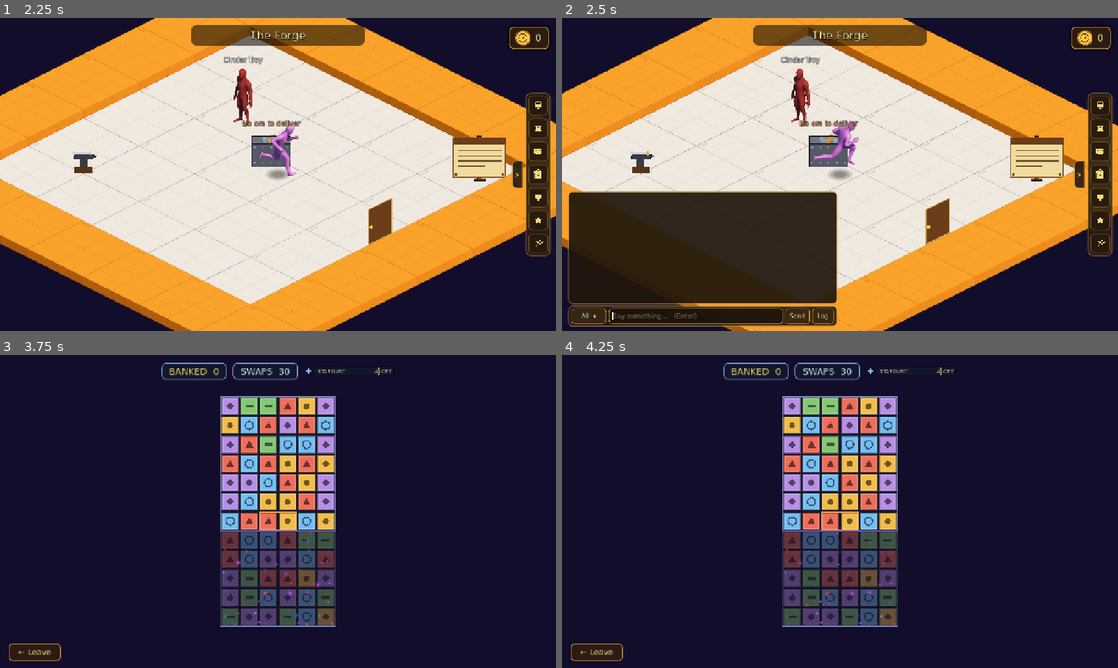
Above: before the commit, frames 1-4 (two rows, left to right).
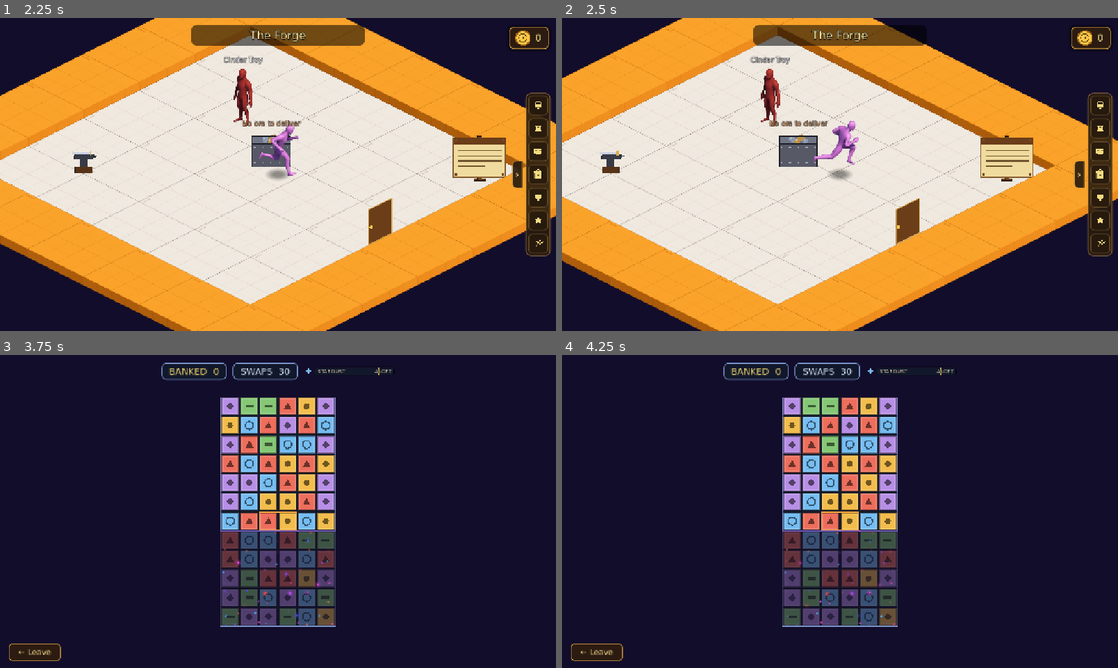
Above: after the commit, the same moments.

Repository: TairoyZone/shivaliva-shanty
Game: Godot game, scene res://tools/shot_scenes.tscn
Same seed, same stepped clock (60 frames per second), same inputs: the game is played once before the commit and once after it. This scene is started directly instead of the project's main scene.
Inputs (mouse positions are in pixels of both pictures, inside the frame that each line leads up to):
- Up to frame 1 (2.25 s): click "0" at 0.5 s; click (539, 127) at 1.27 s; tap Enter (ui_accept) at 2 s; move the mouse to (400, 158) at 2.02 s; hold D (move_right) from 2.03 s (still down); hold E (interact) from 2.03 s (still down); click (400, 158) at 2.17 s
- Up to frame 2 (2.5 s): keep holding D (move_right); keep holding E (interact); tap Enter (ui_accept) at 2.27 s
- Up to frame 3 (3.75 s): tap Enter (ui_accept) at 2.57 s; release D (move_right) at 2.75 s; release E (interact) at 2.75 s; drag from (166, 527) to (255, 458) at 2.77 s; click (539, 489) at 3.52 s
- Up to frame 4 (4.25 s): no input

Frame 1 is identical in both runs. In frame 2, 39% of the frame differs, in the area x 0-100%, y 0-100%; in frame 3, less than 0.1%; in frame 4, less than 0.1%.

Commit message:
perf(mobile): kill the gem-drop/mining jerkiness + a project-wide per-frame file read
A profiling sweep found the real causes of the mobile lag:

- TouchEnv.is_touch() re-loaded settings.cfg on EVERY call, and ChatBox
  ._process calls it every frame inside every puzzle (on web, user:// is
  IndexedDB — a per-frame disk read). Now memoised (invalidated by
  set_flag). Biggest single win — it was hit in Gem Drop, Mining, all of them.
- Mining/Loft/Lumberjacking used clip_children = CLIP_CHILDREN_AND_DRAW to
  hide off-board spawn rows — a GL-Compatibility/WebGL stencil mask that
  re-composites the whole child subtree (~96 tiles in Mining) whenever any
  tile moves (held cursor, cascade). Replaced with a static SpawnCover strip
  (a ColorRect the colour of the backdrop, above the grid) — same hiding,
  ~free. (The Mining jerkiness Troy reported.)
- Gem Drop's AI runs INLINE on web (no threads) and allowed depth up to 5 →
  a per-turn frame hitch. Capped web depth (WEB_MAX_DEPTH); desktop keeps
  full depth on its thread.
- ChatBox._has_addressable_npc() ran get_nodes_in_group every frame — now
  cached per scene (the cast is static) + the cheap cached is_touch() short-
  circuits first on touch.
- Overworld: drop the 2nd full-screen DriftFog shader on touch/web (two
  full-viewport procedural passes tax a phone GPU). Desktop keeps it.
- Gem Drop: skip the mouse-hover update on touch (you tap to drop).

Verified: all regression tests pass (skirmish freeze, joystick, pinch-zoom)
+ screenshots of Mining/Loft/Lumberjacking (covers blend, no overflow) and
the fog-less overworld. Found via a profiling agent.

Co-Authored-By: Claude Opus 4.8 (1M context) <noreply@anthropic.com>

Diff:
--- a/autoloads/chat_box.gd
+++ b/autoloads/chat_box.gd
@@ -37,6 +37,8 @@
 var _private_fallback : Array = []      # the NPC's canned lines — used if a request fails
 var _npc_signals_connected : bool = false
 var _last_scene : Node = null           # to end a private chat when the scene changes (the NPC node is freed)
+var _has_npc_cached : bool = false       # is there an addressable NPC in THIS scene — computed once per scene (the
+                                         # cast is static), not via a get_nodes_in_group query every frame (perf)
 
 
 func _ready() -> void:
@@ -687,21 +689,12 @@
 	# Shows in the walkable overworld (mirrors the HUD) AND in any scene that opts in via the "chat_scene"
 	# group (e.g. the poker table — a PuzzleScene where the HUD is hidden but we still want table banter).
 	var sc : Node = get_tree().current_scene if get_tree() != null else null
-	# UNIVERSAL now: chat is available in EVERY gameplay scene — the overworld AND every puzzle/voyage — hidden
-	# by default; only the title has no chat (Troy 2026-06-10, the Minecraft/Stardew/Valorant model).
-	# On TOUCH the Chat button rides EVERY non-title scene (so it's always one tap away — and ready for co-op
-	# chat later, even where no NPC stands), Troy 2026-06-12. On desktop it stays NPC-gated (no dead bar).
-	var should : bool = chat_visible and sc != null and not _is_title(sc) and (_in_private or _has_addressable_npc() or TouchEnv.is_touch())
-	if should != visible:
-		visible = should
-		if not visible:
-			_close_bar()   # left for the title — tuck everything away
-	if _in_private and not visible:
-		_exit_private()
-	# End a private chat on ANY scene change — the NPC node (e.g. a poker seat) is freed by the swap, so
-	# the conversation can't continue (covers poker → overworld, where the bar stays available across the cut).
+	# Handle a scene change FIRST so the per-scene state (the addressable-NPC cache + the chat-button placement) is
+	# fresh before we decide visibility. End a private chat on ANY scene change — the NPC node (e.g. a poker seat)
+	# is freed by the swap, so the conversation can't continue (covers poker → overworld).
 	if sc != _last_scene:
 		_last_scene = sc
+		_has_npc_cached = _has_addressable_npc()   # the cast is STATIC per scene — query once here, not every frame
 		if _in_private:
 			_exit_private()
 		# Chat by scene: a touch action puzzle whose HUD we centred at the top -> TOP-right corner; an action
@@ -709,6 +702,18 @@
 		var action_puzzle : bool = sc is PuzzleScene and sc.has_method("_has_touch_bar") and bool(sc.call("_has_touch_bar"))
 		var hud_swapped : bool = sc is PuzzleScene and sc.has_method("touch_hud_swapped") and bool(sc.call("touch_hud_swapped"))
 		_place_chat_button(action_puzzle, hud_swapped)
+	# UNIVERSAL now: chat is available in EVERY gameplay scene — the overworld AND every puzzle/voyage — hidden
+	# by default; only the title has no chat (Troy 2026-06-10, the Minecraft/Stardew/Valorant model).
+	# On TOUCH the Chat button rides EVERY non-title scene (so it's always one tap away — and ready for co-op
+	# chat later, even where no NPC stands), Troy 2026-06-12. On desktop it stays NPC-gated (no dead bar).
+	# Order the cheap, cached TouchEnv.is_touch() BEFORE the cached NPC check (both O(1) now).
+	var should : bool = chat_visible and sc != null and not _is_title(sc) and (_in_private or TouchEnv.is_touch() or _has_npc_cached)
+	if should != visible:
+		visible = should
+		if not visible:
+			_close_bar()   # left for the title — tuck everything away
+	if _in_private and not visible:
+		_exit_private()
 	# The fading idle LOG is the EventFeed (shows everywhere, lingers ~8s then fades — the Minecraft/Stardew
 	# corner). Hide it only while the bar's OPEN (the scrollable history shows the same lines then).
 	var feed_visible : bool = not _bar_open
--- /dev/null
+++ b/components/spawn_cover.gd
@@ -0,0 +1,22 @@
+## SpawnCover — a static opaque strip placed ABOVE a falling-piece board (Mining / Loft / Lumberjacking) that
+## hides the pieces which spawn off-screen above the grid and slide in. It REPLACES
+## `clip_children = CLIP_CHILDREN_AND_DRAW`, whose per-composite stencil mask over a board's many child tiles is a
+## heavy GL-Compatibility / WebGL cost — it re-runs whenever ANY child moves (a held cursor, a cascade), which is
+## what made Mining jerky on a phone (Troy 2026-06-13, the mobile perf pass). Paint it the colour of whatever
+## shows BEHIND the board (the scene background / project clear colour) so it blends in. Only the TOP needs
+## covering on these boards: pieces enter from above and nothing overflows the other edges (extraction pops UP +
+## fades within the board). Static helper, no instances. See [[touch-input-foundation]].
+class_name SpawnCover
+extends Object
+
+
+## Add a cover the size of the board, sitting just ABOVE it (local y -board_size.y .. 0), painted [param backdrop].
+static func add_above(board: Node2D, board_size: Vector2, backdrop: Color) -> void:
+
+	var cover : ColorRect = ColorRect.new()
+	cover.color = backdrop
+	cover.position = Vector2(0.0, -board_size.y)
+	cover.size = board_size
+	cover.z_index = 50   # above the tiles (z 0); a HUD CanvasLayer still draws on top of this world-space cover
+	cover.mouse_filter = Control.MOUSE_FILTER_IGNORE
+	board.add_child(cover)
--- a/components/touch_controls/touch_env.gd
+++ b/components/touch_controls/touch_env.gd
@@ -6,11 +6,24 @@
 
 const _SETTINGS : String = "user://settings.cfg"
 
+## Memoised [method is_touch] result (-1 = not computed yet, 0 = false, 1 = true). is_touch() is read EVERY FRAME
+## by ChatBox + on every input event by PinchZoom, and it used to re-load settings.cfg each call — a per-frame
+## file read (extra-costly on web, where user:// is IndexedDB). The answer only changes when a dev flips a flag,
+## so we compute once and cache; [method set_flag] invalidates it (Troy 2026-06-13, the mobile perf pass).
+static var _cached_touch : int = -1
+
 
 ## True when touch controls should be shown: a real touchscreen, OR the web build (phones run it), UNLESS a
 ## settings override flips it. A desktop dev sets [code]force_touch[/code] to test without a phone, or
-## [code]force_desktop[/code] to suppress it.
+## [code]force_desktop[/code] to suppress it. CACHED after the first call (see [member _cached_touch]).
 static func is_touch() -> bool:
+
+	if _cached_touch < 0:
+		_cached_touch = 1 if _compute_is_touch() else 0
+	return _cached_touch == 1
+
+
+static func _compute_is_touch() -> bool:
 
 	var cfg : ConfigFile = ConfigFile.new()
 	if cfg.load(_SETTINGS) == OK:
@@ -38,3 +51,4 @@
 	cfg.load(_SETTINGS)
 	cfg.set_value("dev", key, value)
 	cfg.save(_SETTINGS)
+	_cached_touch = -1   # a force_touch/force_desktop change must re-resolve is_touch() on the next call
--- a/levels/base_location.gd
+++ b/levels/base_location.gd
@@ -129,7 +129,10 @@
 	if not _wants_sky():
 		return
 	add_child(SkyBackdrop.new())
-	add_child(DriftFog.make(SKY_FOG_TINT))
+	# DriftFog is a SECOND full-screen animated fragment shader on top of the sky — drop it on touch/web, where
+	# two full-viewport procedural passes tax a phone GPU (Troy 2026-06-13, the mobile perf pass). Desktop keeps it.
+	if not TouchEnv.is_touch():
+		add_child(DriftFog.make(SKY_FOG_TINT))
 
 
 func _wants_sky() -> bool:
--- a/puzzles/gem_drop/board.gd
+++ b/puzzles/gem_drop/board.gd
@@ -35,6 +35,10 @@
 const MERGE_FLASH_DURATION : float = 0.35
 const MERGE_FLASH_COLOR : Color = Color(1.7, 1.7, 1.1, 1.0)
 const MINIMAX_DEPTH : int = 3            # plies AI looks ahead (mine / opp / mine)
+## On WEB the search runs INLINE on the main thread (no thread support), so a deep search (up to depth 5) HITCHES
+## the frame on the AI's turn. Cap the web depth so the inline search stays within a frame budget — a touch weaker
+## but smooth (Troy 2026-06-13, the mobile jerkiness). Desktop keeps the full personality depth on its thread.
+const WEB_MAX_DEPTH : int = 3
 
 # Switch geometry + animation now live on the [Switch] class itself.
 # Board reads [const Switch.PAD_TOP_OFFSET_FROM_ROW_Y] when landing a
@@ -816,6 +820,8 @@
 
 	if Engine.is_editor_hint():
 		return
+	if TouchEnv.is_touch():
+		return   # no mouse hover on touch — you TAP to drop (and is_touch() is cached now, so this is ~free)
 	var new_hover : int = -1
 	if not game_over and not _round_advancing and current_player == HUMAN_PLAYER:
 		var local_pos : Vector2 = get_local_mouse_position()
@@ -908,8 +914,10 @@
 	_ai_search_watchdog = 0.0
 	if OS.has_feature("web"):
 		# The web build ships WITHOUT thread support (a mobile browser may have no real threads), so run the
-		# search INLINE and report on a later idle frame via call_deferred — same contract as the thread path,
-		# just a brief one-turn hitch instead of a hard freeze. Desktop keeps the real background Thread below.
+		# search INLINE and report on a later idle frame via call_deferred — same contract as the thread path.
+		# CAP the depth here so that inline search stays within a frame budget (a deep search would visibly
+		# hitch the AI's turn on a phone). Desktop keeps the full personality depth on its background Thread.
+		_sim_depth = mini(_sim_depth, WEB_MAX_DEPTH)
 		call_deferred("_threaded_search_and_report")
 		return
 	_ai_thread = Thread.new()
--- a/puzzles/loft/board/board.gd
+++ b/puzzles/loft/board/board.gd
@@ -158,7 +158,9 @@
 
 func _ready() -> void:
 
-	clip_children = CanvasItem.CLIP_CHILDREN_AND_DRAW
+	# Hide the off-board spawn rows with a static cover instead of clip_children (a heavy WebGL stencil; see
+	# [SpawnCover]). Loft has no bg ColorRect, so it sits on the project clear colour — match it so the cover blends.
+	SpawnCover.add_above(self, Vector2(COLS * CELL, ROWS * CELL), Color(0.07, 0.05, 0.17, 1.0))
 	_rng.randomize()
 	_init_grid()
 	@warning_ignore("integer_division")
--- a/puzzles/lumberjacking/board/board.gd
+++ b/puzzles/lumberjacking/board/board.gd
@@ -260,10 +260,10 @@
 
 	if Engine.is_editor_hint():
 		return
-	# Clip child pieces to the board's drawn area (the bin) so the spawn-
-	# buffer pieces ABOVE the top edge are hidden — they emerge INTO view
-	# as they fall in, instead of floating above the board frame.
-	clip_children = CanvasItem.CLIP_CHILDREN_AND_DRAW
+	# Hide the spawn-buffer pieces ABOVE the top edge so they emerge INTO view as they fall in. A static cover
+	# (the scene bg colour) does this WITHOUT clip_children — its per-composite stencil is a heavy WebGL cost
+	# (Troy 2026-06-13, the mobile perf pass; see [SpawnCover]).
+	SpawnCover.add_above(self, Vector2(COLS * LogPiece.CELL_SIZE, ROWS * LogPiece.CELL_SIZE), Color(0.2, 0.14, 0.08, 1.0))
 	_init_grid()
 	# Seed the preview queue before the first spawn so the player always
 	# sees the upcoming pair (the first spawn consumes this and rolls the
@@ -1120,9 +1120,8 @@
 	var bin_rect : Rect2 = Rect2(Vector2.ZERO, bin_size)
 	# Bin background — dark interior so wood blocks pop.
 	draw_rect(bin_rect, BIN_BG_COLOR)
-	# Soft spawn-column tint, within the bin only. (Drawing nothing above
-	# y=0 keeps the clip mask = the bin, so spawn-buffer pieces above the
-	# top edge stay hidden until they fall in — see clip_children in _ready.)
+	# Soft spawn-column tint, within the bin only. (Drawing nothing above y=0; the spawn-buffer pieces above the
+	# top edge stay hidden behind the SpawnCover added in _ready until they fall in.)
 	var spawn_x : float = SPAWN_COL * LogPiece.CELL_SIZE
 	draw_rect(Rect2(spawn_x, 0.0, LogPiece.CELL_SIZE, bin_size.y), SPAWN_GUIDE_COLOR)
 	# Grid lines — subtle, just enough to read cell positions.
--- a/puzzles/mining/board/board.gd
+++ b/puzzles/mining/board/board.gd
@@ -70,6 +70,10 @@
 const BACKING_COLOR : Color = Color(0.10, 0.09, 0.12, 1.0)
 const GRID_LINE_COLOR : Color = Color(0.0, 0.0, 0.0, 0.28)
 const FRAME_COLOR : Color = Color(0.52, 0.42, 0.28, 0.95)
+## Matches the mining scene's Background ColorRect (mining.tscn). The SPAWN COVER — which replaces the costly
+## clip_children — is painted this colour so tiles sliding in from above the board blend into the backdrop until
+## they enter the grid (Troy 2026-06-13, mobile perf).
+const SCENE_BG_COLOR : Color = Color(0.07, 0.07, 0.1, 1.0)
 
 ## A special tool appears when one move crumbles at least this much rock
 ## (a "combo" of clears); the more cleared, the higher the chance.
@@ -130,7 +134,9 @@
 
 func _ready() -> void:
 
-	clip_children = CanvasItem.CLIP_CHILDREN_AND_DRAW
+	# Hide the off-board spawn rows with a static cover instead of clip_children (a heavy WebGL stencil over ~96
+	# tiles — the mobile jerkiness; see [SpawnCover]). Only the top overflows here: extraction pops up + fades in.
+	SpawnCover.add_above(self, Vector2(COLS * CELL, ROWS * CELL), SCENE_BG_COLOR)
 	_init_grid()
 	_update_cursor()
 	queue_redraw()
Not shown, added: components/spawn_cover.gd.uid
